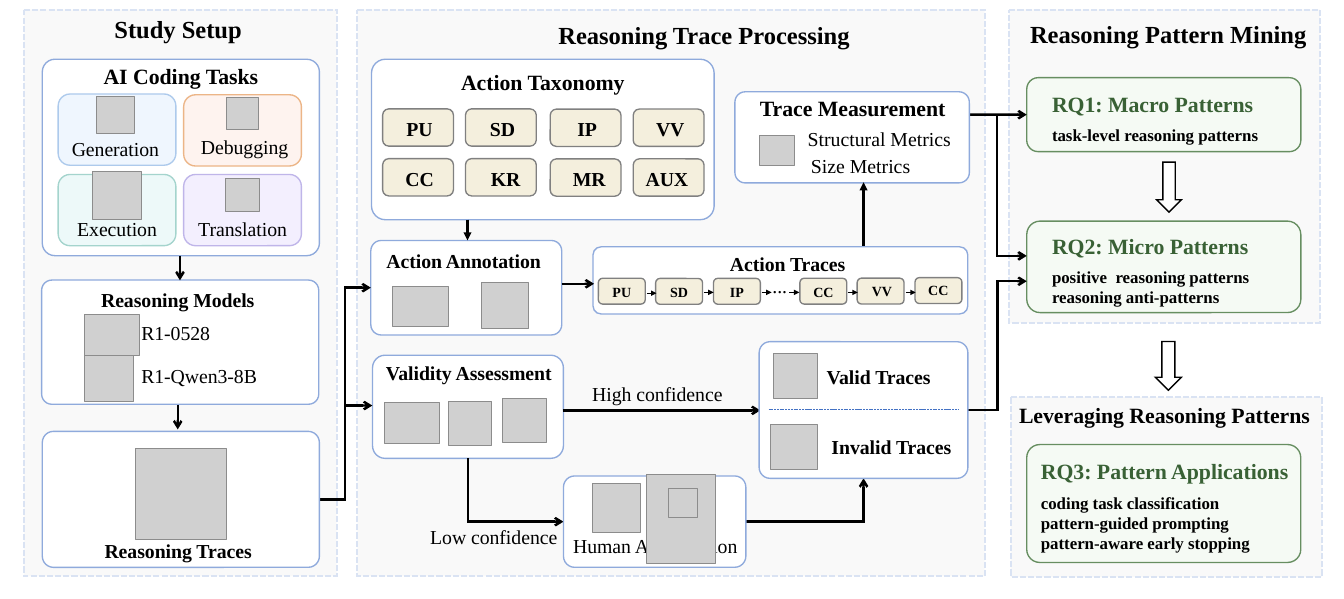
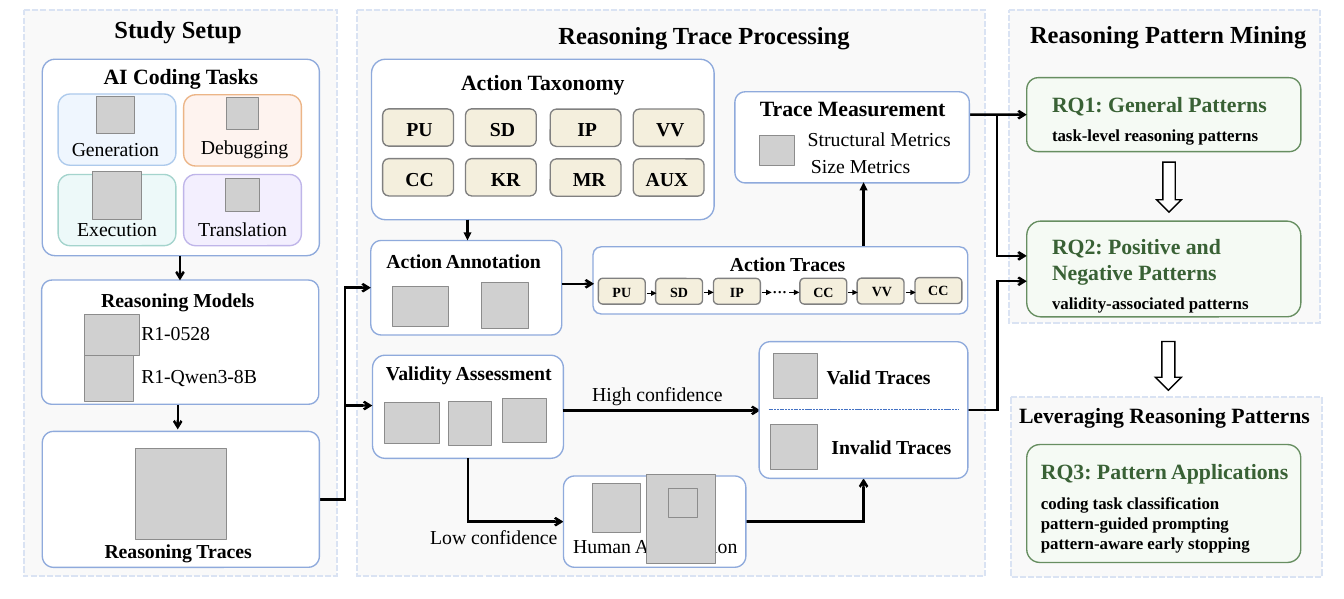
Before and after one commit to mmuzhi/FSE_2027, a slide deck: slide 1 of _ICSE_2027__COT_Analysis/figures/framework.pptx. Drawn at 1344x599 pixels with LibreOffice and Linux fonts; fonts in the diff are those of the drawing; grey boxes stand for pictures. Boxes give left, top, right and bottom in pixels: in the first picture for what was removed or moved away, otherwise in the second. Text is boxed around its words. In the diff, an @@ line names an element or a change of style, - is before the commit and + after.

```diff
--- a/_ICSE_2027__COT_Analysis/figures/framework.pptx
+++ b/_ICSE_2027__COT_Analysis/figures/framework.pptx
@@ text at (1052,97,1266,116): text changed @@
-RQ1: Macro Patterns
+RQ1: General Patterns
@@ rounded rectangle: place and size @@
-rounded rectangle at (1027,221,1301,312)
+rounded rectangle at (1027,221,1301,317)
@@ text at (1052,239,1249,313): text changed; size 12.3 to 16 pt; text colour #000000 to #396135 @@
-RQ2: Micro Patterns
-positive reasoning patterns
-reasoning anti-patterns
+RQ2: Positive and
+Negative Patterns
+validity-associated patterns
```
Also in this commit, not shown: 9 other files.
